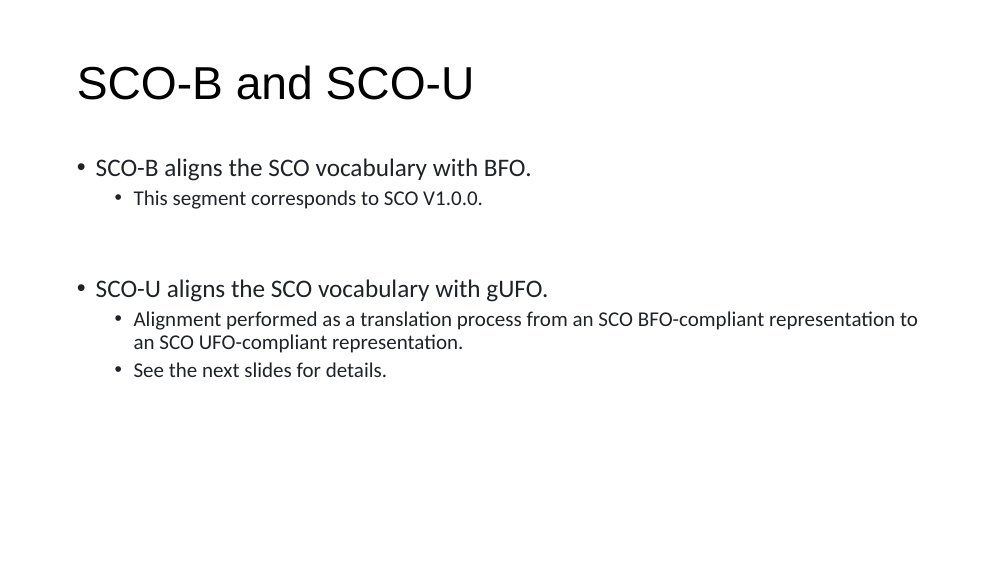
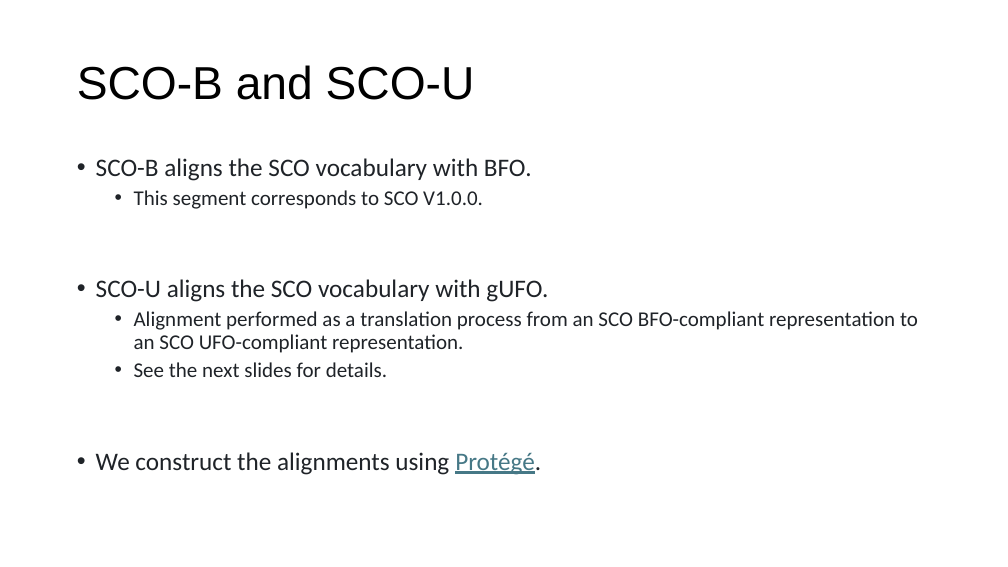
Before and after one commit to gioUbbiali/Sustainability-Core-Ontology, a slide deck: slide 6 of SCO/working materials/Slide deck - SCO-UFO aligment.pptx. Drawn at 1008x567 pixels with LibreOffice and Linux fonts; fonts in the diff are those of the drawing. Boxes give left, top, right and bottom in pixels: in the first picture for what was removed or moved away, otherwise in the second. Text is boxed around its words. In the diff, an @@ line names an element or a change of style, - is before the commit and + after.

```diff
--- a/SCO/working materials/Slide deck - SCO-UFO aligment.pptx
+++ b/SCO/working materials/Slide deck - SCO-UFO aligment.pptx
@@ text at (96, 452, 541, 475): paragraph added @@
+• We construct the alignments using Protégé.
```
Also in this commit, not shown: 1 other slide changed, 1 other file.
